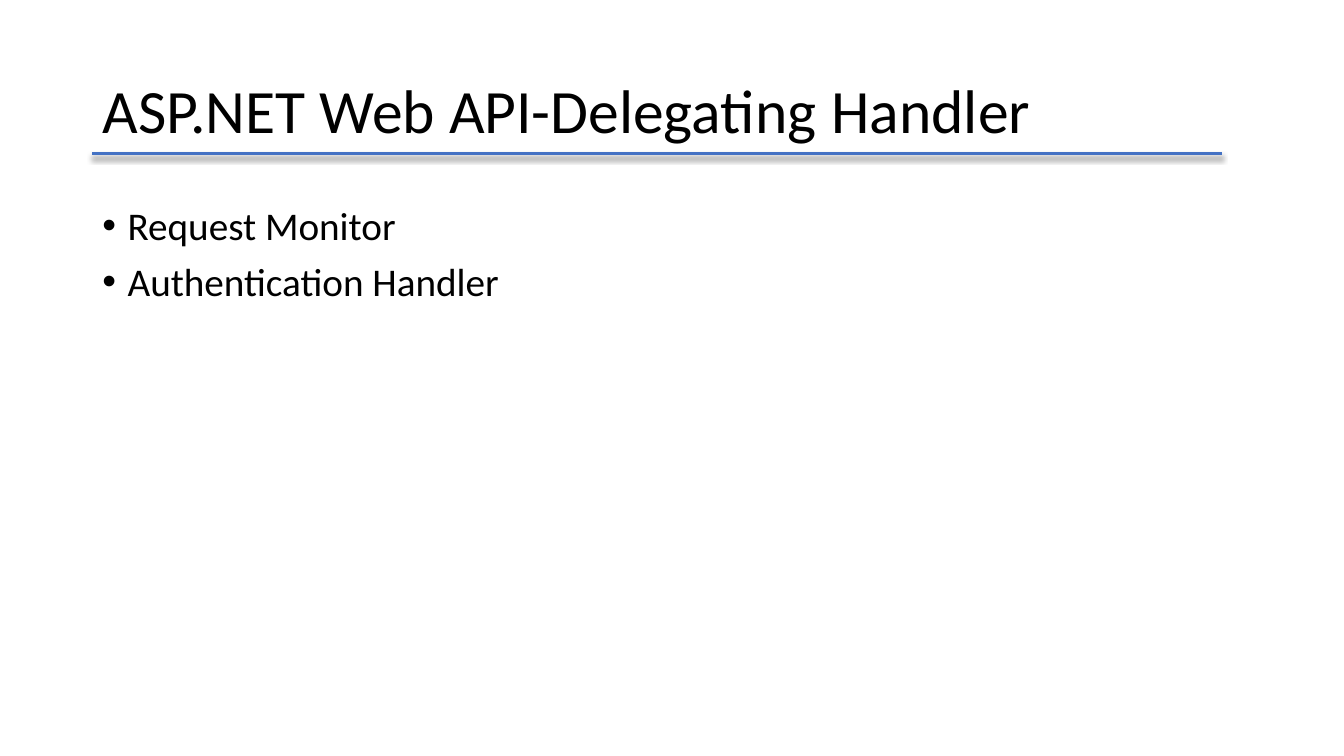
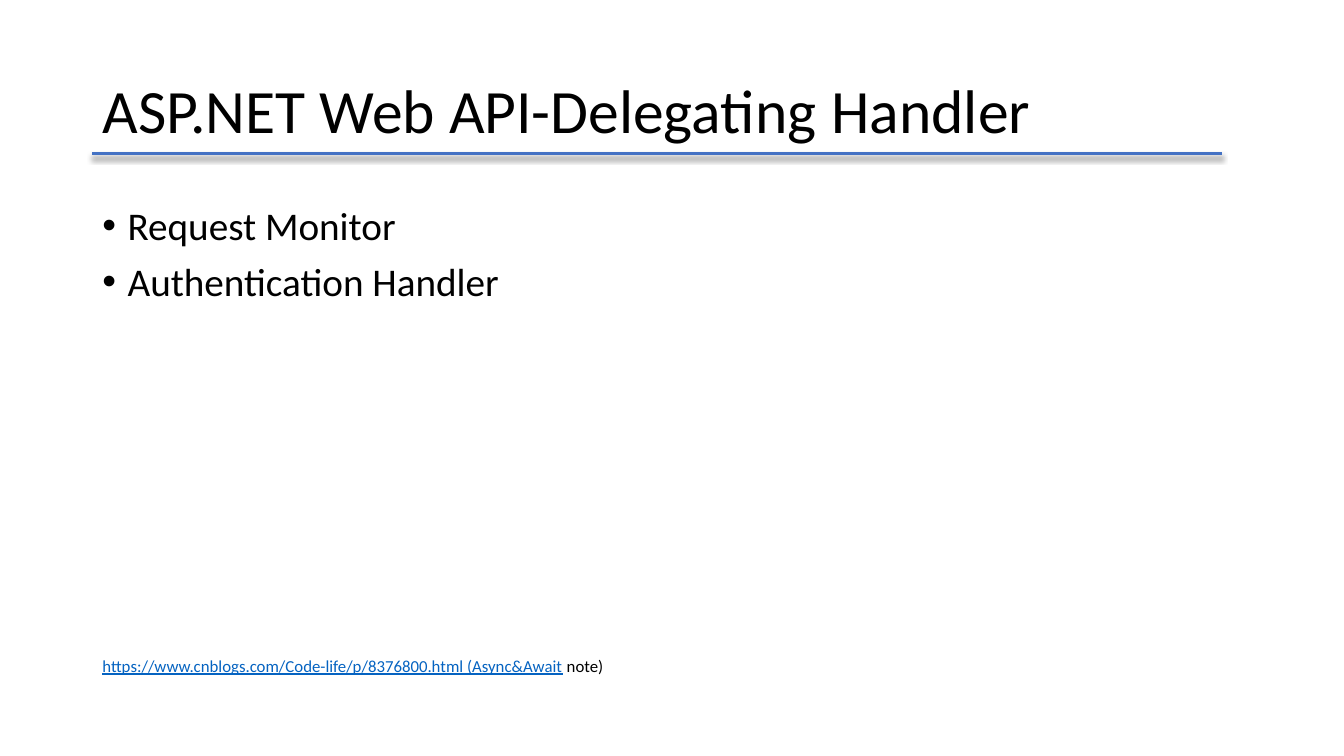
Before and after one commit to lbwxly/Todo, a slide deck: slide 15 of RestApiIntroduction.pptx. Drawn at 1344x756 pixels with LibreOffice and Linux fonts; fonts in the diff are those of the drawing. Boxes give left, top, right and bottom in pixels: in the first picture for what was removed or moved away, otherwise in the second. Text is boxed around its words. In the diff, an @@ line names an element or a change of style, - is before the commit and + after.

```diff
--- a/RestApiIntroduction.pptx
+++ b/RestApiIntroduction.pptx
@@ text at (102, 660, 604, 675): paragraph added @@
+https://www.cnblogs.com/Code-life/p/8376800.html (Async&Await note)
```
Also in this commit, not shown: 5 other slides changed, 3 other files.
